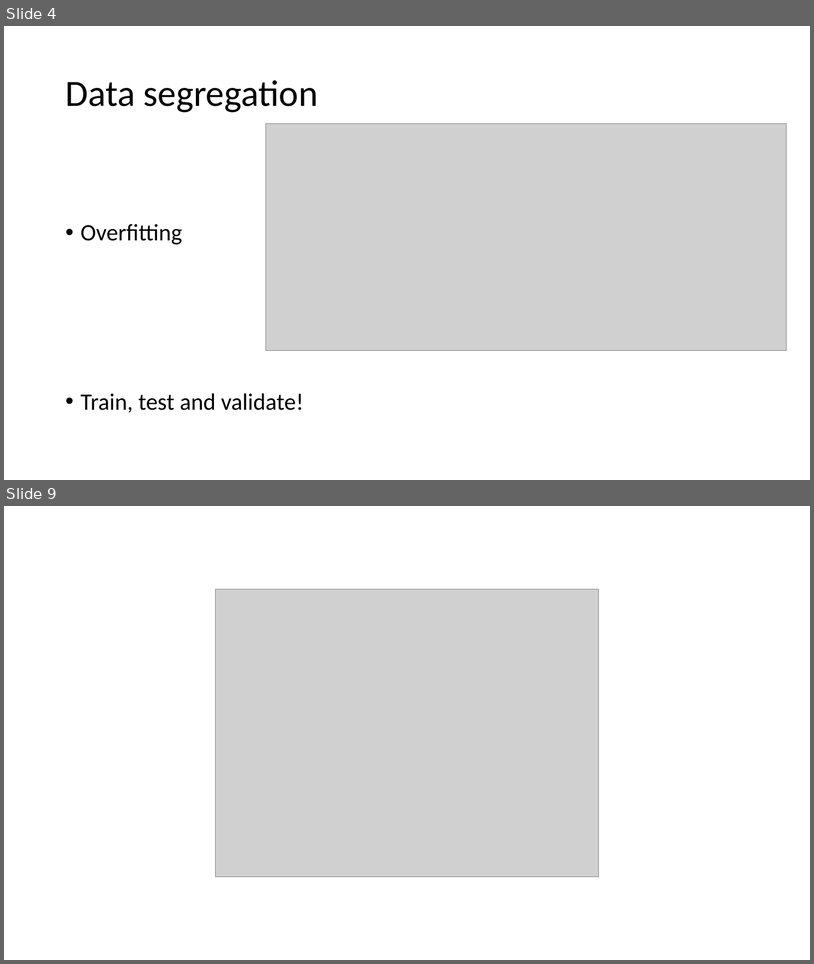
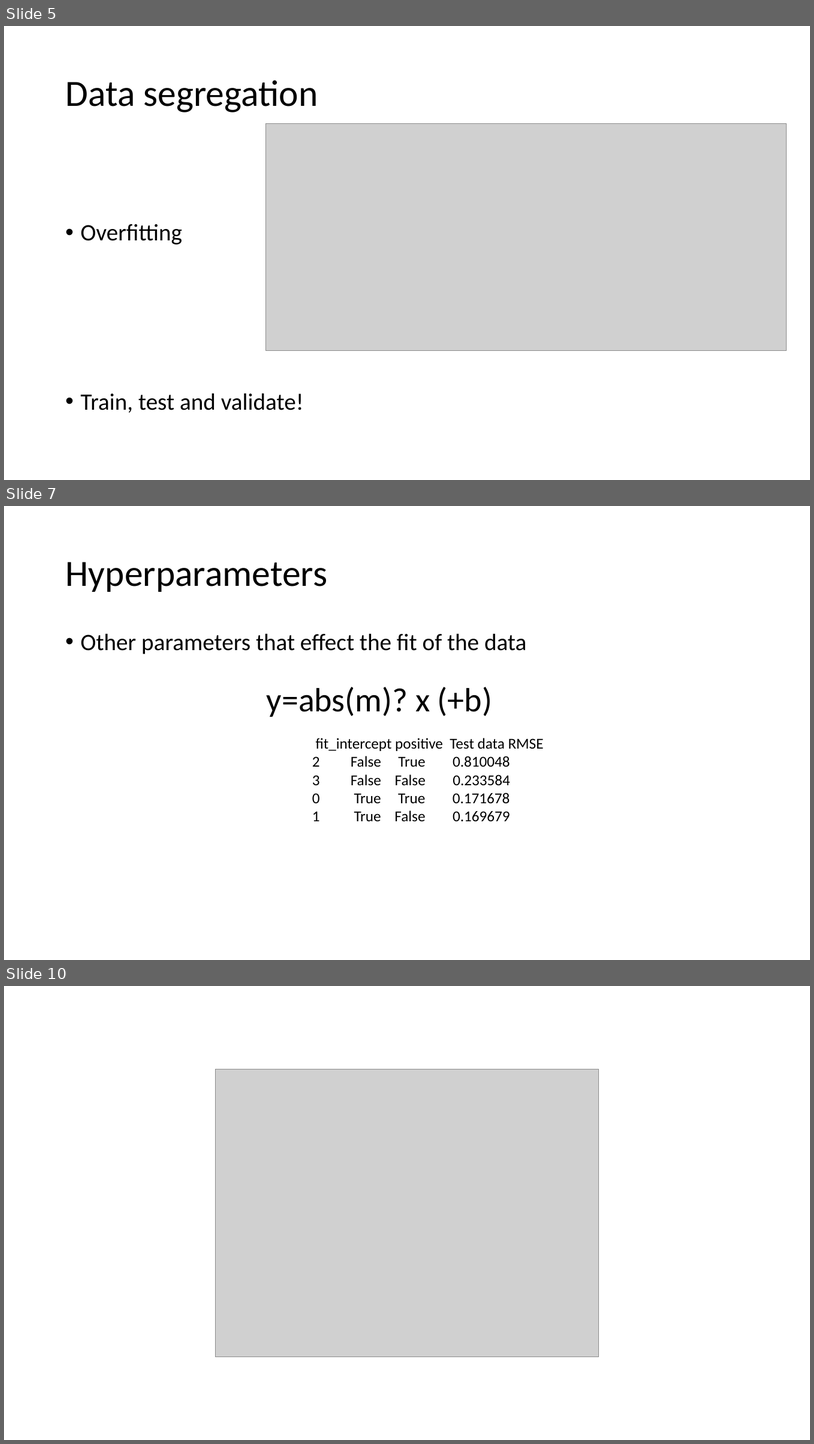
Before and after one commit to avanteijlingen/Tutorial-SB06, a slide deck: ActiveLearning.pptx. Shown one above the other, each under a label of ours: slides 4 and 9 before the commit, slides 5, 7 and 10 after it; the slides between them are not shown. The pictures are 814x964 and 814x1444 pixels, drawn with LibreOffice and Linux fonts; fonts in the diff are those of the drawing; grey boxes stand for pictures. Boxes give left, top, right and bottom in pixels: in the first picture for what was removed or moved away, otherwise in the second. Text is boxed around its words. In the diff, an @@ line names an element or a change of style, - is before the commit and + after.

Commit message:
use RMSE instead of R2

```diff
--- a/ActiveLearning.pptx
+++ b/ActiveLearning.pptx
@@ slide 7 added at (x1=4, y1=506, x2=810, y2=960), background #FFFFFF @@
@@ title added at (x1=65, y1=562, x2=327, y2=592), 44 pt, text #000000 @@
+Hyperparameters
@@ text added at (x1=81, y1=633, x2=527, y2=654), 28 pt, text #000000 @@
+• Other parameters that effect the fit of the data
@@ text added at (x1=267, y1=687, x2=492, y2=717), 40 pt, text #000000 @@
+y=abs(m)? x (+b)
@@ text added at (x1=312, y1=738, x2=544, y2=822), 18 pt, text #000000 @@
+fit_intercept positive Test data RMSE
+2 False True 0.810048
+3 False False 0.233584
+0 True True 0.171678
+1 True False 0.169679
@@ what was slide 4 is now slide 5 @@
@@ what was slide 9 is now slide 10 @@
```
Also in this commit, not shown: 1 slide changed, 2 other slides added, 2 slides removed, 1 other file.
